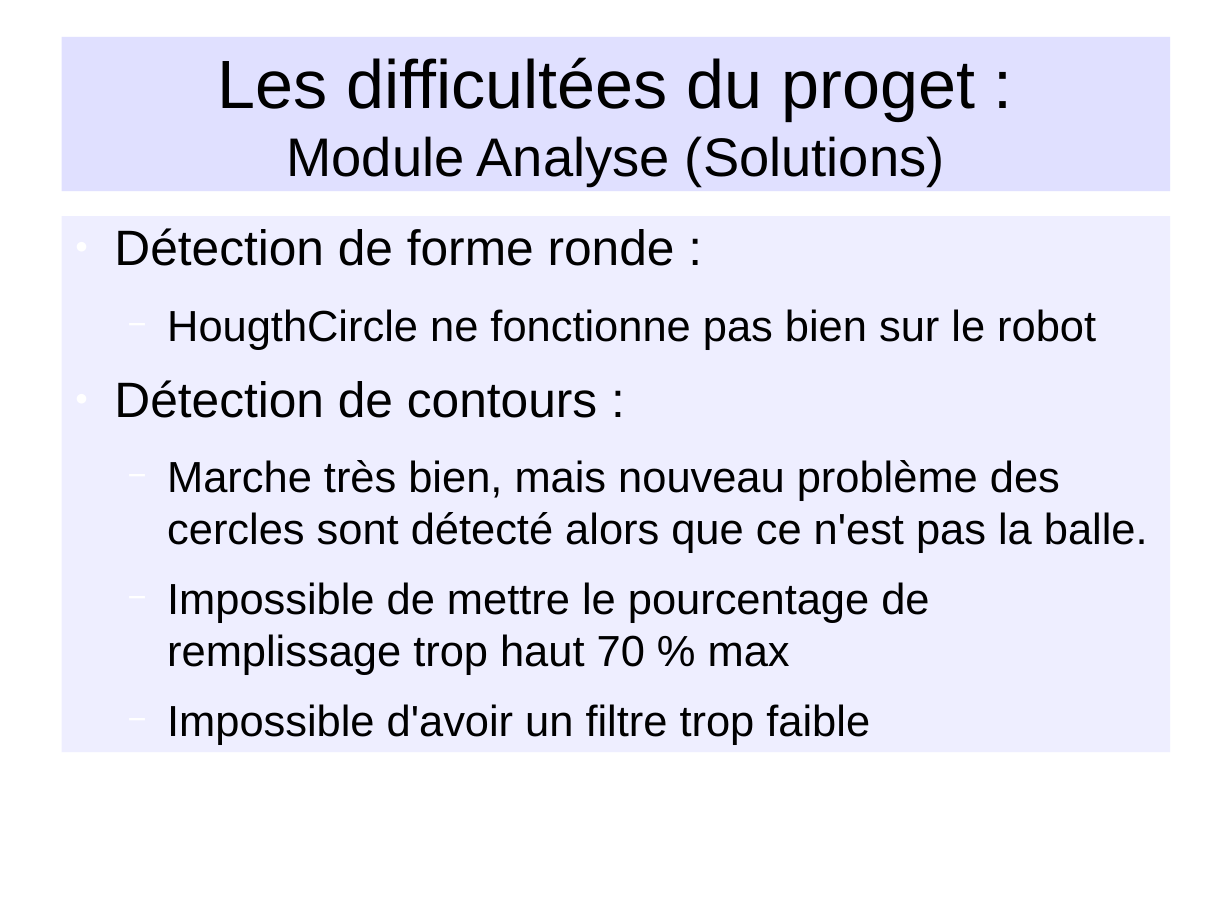
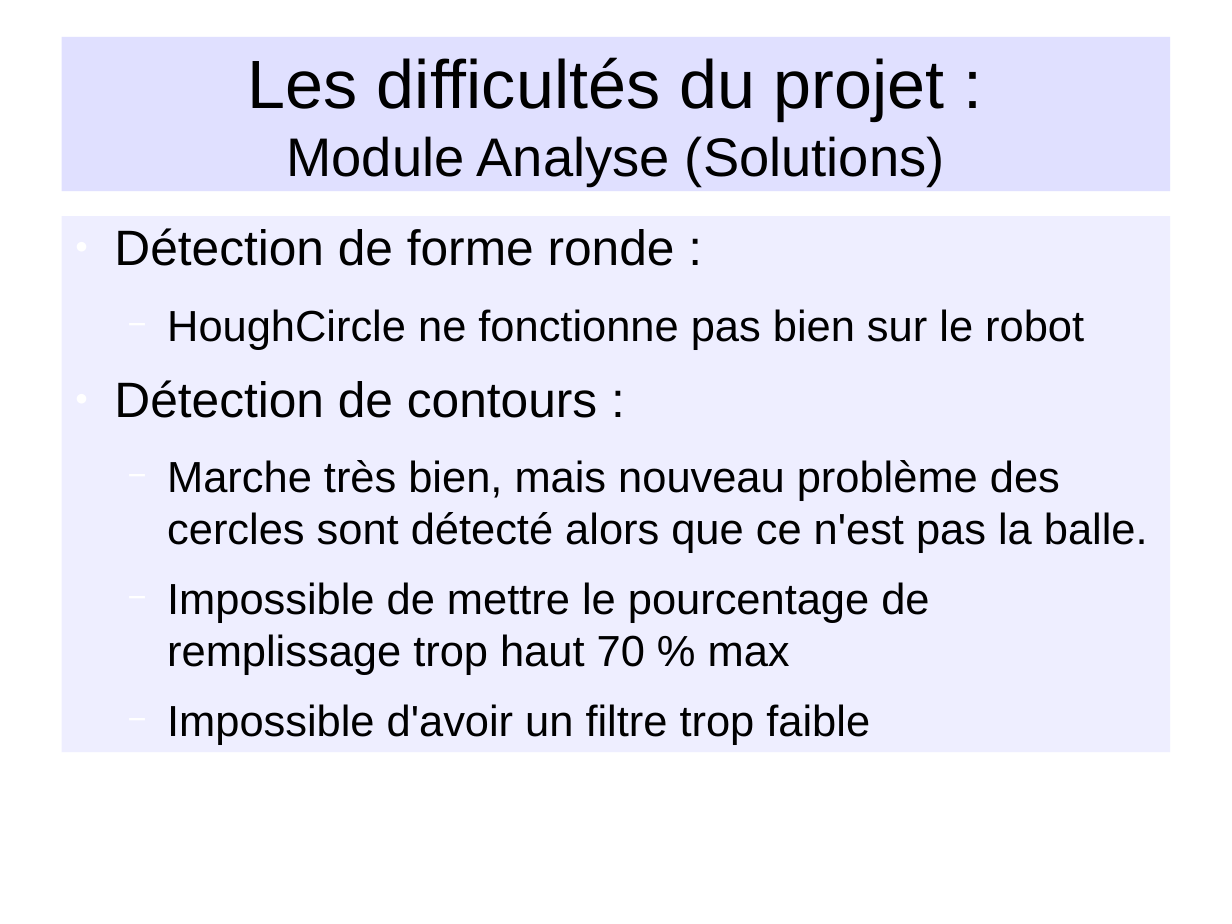
Before and after one commit to NesKaphe/nao-p7, a slide deck: slide 12 of documents/diaporama/diapo_nao.odp. Drawn at 1232x924 pixels with LibreOffice and Linux fonts; fonts in the diff are those of the drawing; background and template pictures are left out. Boxes give left, top, right and bottom in pixels: in the first picture for what was removed or moved away, otherwise in the second. Text is boxed around its words. In the diff, an @@ line names an element or a change of style, - is before the commit and + after.

```diff
--- a/documents/diaporama/diapo_nao.odp
+++ b/documents/diaporama/diapo_nao.odp
@@ title at bbox=[248, 57, 945, 186]: text changed; size 44 to 35 pt @@
-Les difficultées du proget :
-Module Analyse (Solutions)
+Les difficultés du projet :
+Module Analyse (Solutions)
@@ text at bbox=[167, 309, 1084, 350]: text changed @@
-  − HougthCircle ne fonctionne pas bien sur le robot
+  − HoughCircle ne fonctionne pas bien sur le robot
```
Also in this commit, not shown: 11 other slides changed.
